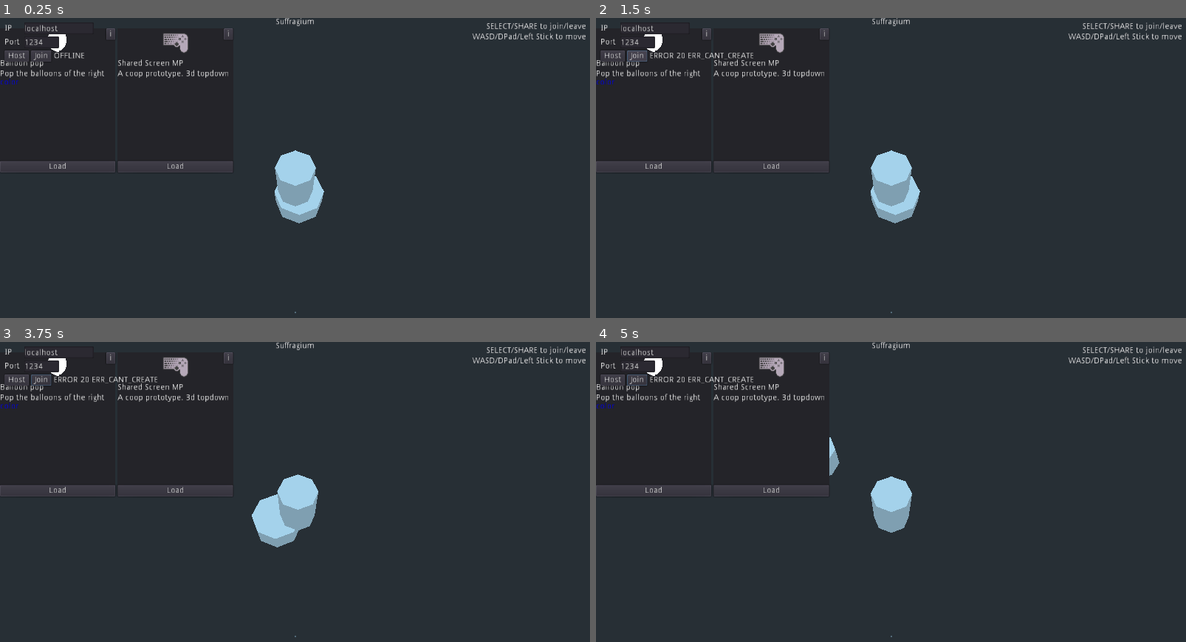
Above: before the commit, frames 1-4 (two rows, left to right).
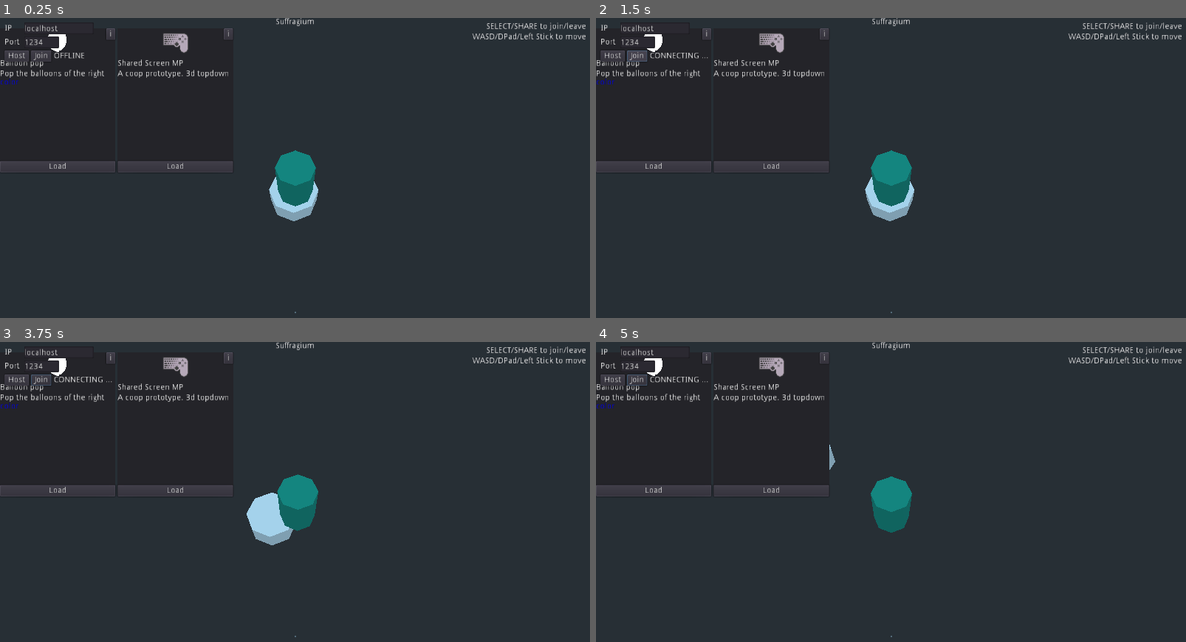
Above: after the commit, the same moments.

Repository: letsgamedev/Suffragium
Game: Godot game, scene res://games/shared_screen_mp/shared_screen_mp.tscn
The game is run twice, just before and just after one commit, with the same random seed, the same clock (stepped at 60 frames per second) and the same inputs. This scene is started directly instead of the project's main scene. The engine's default icon, where the game draws it, is replaced by a stand-in: a white triangle on a blue panel in a dark square.
Inputs (mouse positions are in pixels of both pictures, inside the frame that each line leads up to):
- Up to frame 1 (0.25 s): no input
- Up to frame 2 (1.5 s): click "Host" at 0.5 s; click "Join" at 1.25 s
- Up to frame 3 (3.75 s): click "i" at 2 s; click "Load" at 2.75 s; move the mouse to (424, 498) at 3.52 s; hold D from 3.53 s (still down)
- Up to frame 4 (5 s): move the mouse to (773, 531) at 4.27 s; release D at 4.28 s; hold S from 4.28 s (still down)

The runs differ from the first frame. In frame 1, 1.3% of the frame differs, in the area x 45-55%, y 44-69%; in frame 2, 1.5%, in the area x 9-55%, y 11-69%; in frame 3, 1.4%; in frame 4, 1.3%.

Commit message:
player_pawn add/remove and move synced

Diff:
--- a/game/games/shared_screen_mp/camera/top_down_camera.gd
+++ b/game/games/shared_screen_mp/camera/top_down_camera.gd
@@ -16,14 +16,14 @@
 
 func _find_players_center_translation() -> Vector3:
 	var center_translation: Vector3 = Vector3.ZERO
-	for player_pawn in main.player_pawns:
+	for player_pawn in main.player_manager.local_player_pawns:
 		center_translation += player_pawn.translation
-	return center_translation / main.player_pawns.size()
+	return center_translation / main.player_manager.local_player_pawns.size()
 
 
 func _find_lonagest_distance_to_center(center: Vector3) -> float:
 	var distance: float = 0
-	for player_pawn in main.player_pawns:
+	for player_pawn in main.player_manager.local_player_pawns:
 		if distance < player_pawn.translation.distance_to(center):
 			distance = player_pawn.translation.distance_to(center)
 	return distance
--- a/game/games/shared_screen_mp/input_manager/input_handler.gd
+++ b/game/games/shared_screen_mp/input_manager/input_handler.gd
@@ -61,7 +61,7 @@
 
 
 func _is_device_id_assigned(device_id: int) -> bool:
-	for player_pawn in main.player_pawns:
+	for player_pawn in main.player_manager.local_player_pawns:
 		if player_pawn.input_handler.assigned_device_id == device_id:
 			return true
 	return false
@@ -69,6 +69,6 @@
 
 func _join_leave(device_id: int):
 	if !_is_device_id_assigned(device_id):
-		main.add_player(device_id)
+		main.player_manager.add_player(device_id)
 	elif device_id == assigned_device_id:
-		main.remove_player(get_parent())
+		main.player_manager.remove_player(get_parent())
--- a/game/games/shared_screen_mp/input_manager/input_manager.gd
+++ b/game/games/shared_screen_mp/input_manager/input_manager.gd
@@ -6,13 +6,26 @@
 
 const ACTION_MAPPING_PATH: String = "res://games/shared_screen_mp/input_manager/action_mapping.gd"
 
+var disable_input: bool = false
+
 var joypad_deadzone: float = 0.2
 var joypad_stick_left_reseted: Array = [true, true, true, true]
 
 onready var action_mapping = preload(ACTION_MAPPING_PATH).new()
 
 
+# Disable input when window out of focus, for network debuging.
+func _notification(what):
+	match what:
+		NOTIFICATION_WM_FOCUS_OUT:
+			disable_input = true
+		NOTIFICATION_WM_FOCUS_IN:
+			disable_input = false
+
+
 func _input(event):
+	if disable_input:
+		return
 	if event is InputEventMouseMotion:
 		return
 
--- a/game/games/shared_screen_mp/network/network.gd
+++ b/game/games/shared_screen_mp/network/network.gd
@@ -1,69 +1,57 @@
-extends Node
-signal peer_connected(id)
-signal peer_disconnected(id)
-signal connection_succeeded
-signal connection_failed
-signal server_disconnected
-signal hosted
-signal disconnected
-signal error(err)
+extends "res://games/shared_screen_mp/network/network_basic.gd"
 
-var peer = NetworkedMultiplayerENet.new()
+onready var main = get_tree().current_scene
 
 
 func _ready():
-	peer.connect("peer_connected", self, "_on_peer_connected")
-	peer.connect("peer_disconnected", self, "_on_peer_disconnected")
-	peer.connect("connection_succeeded", self, "_on_connection_succeeded")
-	peer.connect("connection_failed", self, "_on_connection_failed")
-	peer.connect("server_disconnected", self, "_on_server_disconnected")
+	connect("disconnected", self, "_on_disconnected")
 
 
-func host(port: int, max_players: int):
-	var err = peer.create_server(port, max_players)
-	if err:
-		print("Error:network:host = ", err)
-		emit_signal("error", err)
-		return
-	get_tree().network_peer = peer
-	emit_signal("hosted")
+func make_peer_pawn_name(net_id: int, pawn_idx: int) -> String:
+	return str(net_id) + "_" + str(pawn_idx)
 
 
-func join(ip: String, port: int):
-	var err = peer.create_client(ip, port)
-	if err:
-		print("Error:network:join = ", err)
-		emit_signal("error", err)
-		return
-	get_tree().network_peer = peer
-
-
-func leave():
-	peer.close_connection()
-	get_tree().network_peer = null
-	emit_signal("disconnected")
+func is_own_pawn(pawn) -> bool:
+	if is_net_connected():
+		if get_unique_id() == int(pawn.name.split("_")[0]):
+			return true
+	return false
 
 
 func _on_peer_connected(id: int):
-	print("_on_peer_connected ", id)
+	for local_pawn in main.player_manager.local_player_pawns:
+		var net_id: int = get_unique_id()
+		var pawn_idx: int
+		if int(local_pawn.name.split("_")[0]) != get_unique_id():
+			pawn_idx = main.player_manager.local_unique_id_counter
+			local_pawn.name = make_peer_pawn_name(net_id, pawn_idx)
+		else:
+			pawn_idx = int(local_pawn.name.split("_")[1])
+		var pawn_info: Dictionary = {
+			"idx": pawn_idx,
+			"color": local_pawn.color,
+		}
+		main.player_manager.rpc_id(id, "add_remote_player", net_id, pawn_idx, pawn_info)
 	emit_signal("peer_connected", id)
 
 
 func _on_peer_disconnected(id: int):
-	print("_on_peer_disconnected ", id)
+	for remote_pawn in main.players.get_children():
+		if int(remote_pawn.name.split("_")[0]) == id:
+			main.player_manager.remove_remote_player(remote_pawn.name)
 	emit_signal("peer_disconnected", id)
 
 
-func _on_connection_succeeded():
-	print("_on_connection_succeeded")
-	emit_signal("connection_succeeded")
+func _on_server_disconnected():
+	_remove_all_peer_pawns()
+	emit_signal("server_disconnected")
 
 
-func _on_connection_failed():
-	print("_on_connection_failed")
-	emit_signal("connection_failed")
+func _on_disconnected():
+	_remove_all_peer_pawns()
 
 
-func _on_server_disconnected():
-	print("_on_server_disconnected")
-	emit_signal("server_disconnected")
+func _remove_all_peer_pawns():
+	for remote_pawn in main.players.get_children():
+		if remote_pawn.is_in_group("REMOTE"):
+			main.player_manager.remove_remote_player(remote_pawn.name)
--- /dev/null
+++ b/game/games/shared_screen_mp/network/network_basic.gd
@@ -0,0 +1,80 @@
+extends Node
+signal peer_connected(id)
+signal peer_disconnected(id)
+signal connection_succeeded
+signal connection_failed
+signal server_disconnected
+signal hosted
+signal disconnected
+signal error(err)
+
+var peer = NetworkedMultiplayerENet.new()
+
+
+func _ready():
+	peer.connect("peer_connected", self, "_on_peer_connected")
+	peer.connect("peer_disconnected", self, "_on_peer_disconnected")
+	peer.connect("connection_succeeded", self, "_on_connection_succeeded")
+	peer.connect("connection_failed", self, "_on_connection_failed")
+	peer.connect("server_disconnected", self, "_on_server_disconnected")
+
+
+func host(port: int, max_players: int):
+	var err = peer.create_server(port, max_players)
+	if err:
+		print("Error:network:host = ", err)
+		emit_signal("error", err)
+		return
+	get_tree().network_peer = peer
+	emit_signal("hosted")
+
+
+func join(ip: String, port: int):
+	var err = peer.create_client(ip, port)
+	if err:
+		print("Error:network:join = ", err)
+		emit_signal("error", err)
+		return
+	get_tree().network_peer = peer
+
+
+func leave():
+	peer.close_connection()
+	get_tree().network_peer = null
+	emit_signal("disconnected")
+
+
+func get_unique_id() -> int:
+	return get_tree().get_network_unique_id()
+
+
+func is_net_connected() -> bool:
+	if (
+		get_tree().network_peer != null
+		and (
+			get_tree().network_peer.get_connection_status()
+			== NetworkedMultiplayerPeer.CONNECTION_CONNECTED
+		)
+	):
+		return true
+	return false
+
+
+func _on_peer_connected(id: int):
+	emit_signal("peer_connected", id)
+
+
+func _on_peer_disconnected(id: int):
+	emit_signal("peer_disconnected", id)
+
+
+func _on_connection_succeeded():
+	emit_signal("connection_succeeded")
+
+
+func _on_connection_failed():
+	emit_signal("connection_failed")
+
+
+func _on_server_disconnected():
+	emit_signal("server_disconnected")
--- a/game/games/shared_screen_mp/network/network_ui.gd
+++ b/game/games/shared_screen_mp/network/network_ui.gd
@@ -21,6 +21,7 @@
 
 func _on_Join_pressed():
 	_connect_net_signals()
+	status.text = "connecting ..."
 	main.network.join(ip_node.text, int(port_node.text))
 
 
--- a/game/games/shared_screen_mp/pawn/pawn.gd
+++ b/game/games/shared_screen_mp/pawn/pawn.gd
@@ -1,7 +1,18 @@
 extends KinematicBody
 
+var color: Color = Color(0, 0, 0, 1) setget set_color, get_color
 var speed: float = 5.0
+onready var main = get_tree().current_scene
 onready var input_handler = $InputHandler
+
+
+func get_color():
+	return $CSGCylinder.material.albedo_color
+
+
+func set_color(new_color: Color):
+	$CSGCylinder.material = $CSGCylinder.material.duplicate()
+	$CSGCylinder.material.albedo_color = new_color
 
 
 func _process(_delta):
@@ -13,3 +24,13 @@
 	var move_velocity: Vector3 = move_direction * speed
 # warning-ignore:return_value_discarded
 	move_and_slide(move_velocity, Vector3(0, 1, 0))
+
+	if main.network.is_own_pawn(self):
+		rpc_unreliable("update_translation", translation)
+
+
+#		rset_unreliable("translation", translation)
+
+
+puppet func update_translation(_translation: Vector3):
+	translation = _translation
--- a/game/games/shared_screen_mp/pawn/pawn.tscn
+++ b/game/games/shared_screen_mp/pawn/pawn.tscn
@@ -6,6 +6,8 @@
 [sub_resource type="CapsuleShape" id=1]
 radius = 0.7
 height = 0.502836
+
+[sub_resource type="SpatialMaterial" id=2]
 
 [node name="Pawn" type="KinematicBody"]
 script = ExtResource( 2 )
@@ -21,3 +23,4 @@
 transform = Transform( 1, 0, 0, 0, 1, 0, 0, 0, 1, 0, 0.9, 0 )
 radius = 0.7
 height = 1.8
+material = SubResource( 2 )
--- /dev/null
+++ b/game/games/shared_screen_mp/player_manager/player_manager.gd
@@ -0,0 +1,75 @@
+extends Node
+
+var local_player_pawns: Array = []
+var local_unique_id_counter: int = -1 setget , get_local_unique_id_counter
+
+onready var main = get_tree().current_scene
+
+
+func get_local_unique_id_counter():
+	local_unique_id_counter += 1
+	return local_unique_id_counter
+
+
+func add_player(device_id: int, spawn_translation: Vector3 = Vector3(0, 0, 0)):
+	var pawn = spawn_pawn(spawn_translation)
+	pawn.input_handler.assigned_device_id = device_id
+	randomize()
+	pawn.color = Color(randf(), randf(), randf())
+	pawn.add_to_group("LOCAL")
+	local_player_pawns.append(pawn)
+	if main.network.is_net_connected():
+		var local_unique_id: int = get_local_unique_id_counter()
+		pawn.name = main.network.make_peer_pawn_name(main.network.get_unique_id(), local_unique_id)
+		pawn.set_network_master(main.network.get_unique_id())
+
+		var net_id: int = main.network.get_unique_id()
+		var pawn_idx: int = local_unique_id
+		var pawn_info: Dictionary = {
+			"idx": pawn_idx,
+			"color": pawn.color,
+		}
+		rpc("add_remote_player", net_id, pawn_idx, pawn_info)
+
+
+func remove_player(pawn):
+	var pawn_idx: int = local_player_pawns.find(pawn)
+	if pawn_idx == -1:
+		print("ERROR:main:remove_player():pawn not found = ", pawn)
+		return
+	var pawn_name = pawn.name
+	local_player_pawns.remove(pawn_idx)
+	pawn.queue_free()
+	if main.network.is_net_connected():
+		rpc("remove_remote_player", pawn_name)
+
+
+remote func add_remote_player(
+	net_id: int, pawn_idx: int, pawn_data: Dictionary, spawn_translation: Vector3 = Vector3(0, 0, 0)
+):
+	if main.network.get_unique_id() == net_id:
+		return
+	var pawn = spawn_pawn(spawn_translation)
+	pawn.input_handler.assigned_device_id = -2
+	pawn.name = main.network.make_peer_pawn_name(net_id, pawn_idx)
+	pawn.set_network_master(net_id)
+	pawn.color = pawn_data.color
+	pawn.add_to_group("REMOTE")
+
+
+remote func remove_remote_player(pawn_name: String):
+	if main.network.is_net_connected():
+		if main.network.get_unique_id() == int(pawn_name.split("_")[0]):
+			return
+	main.players.get_node(pawn_name).queue_free()
+
+
+func spawn_pawn(spawn_translation: Vector3):
+	var pawn = load("res://games/shared_screen_mp/pawn/pawn.tscn").instance()
+	var offset_range: float = 0.2
+	var offset: Vector3 = Vector3(
+		rand_range(-offset_range, offset_range), 0, rand_range(-offset_range, offset_range)
+	)
+	pawn.translation = spawn_translation + offset
+	main.players.add_child(pawn)
+	return pawn
--- a/game/games/shared_screen_mp/shared_screen_mp.gd
+++ b/game/games/shared_screen_mp/shared_screen_mp.gd
@@ -1,35 +1,18 @@
 extends Spatial
 
-var player_pawns: Array = []
 onready var input_manager = $InputManager
+onready var player_manager = $PlayerManager
 onready var network = $Network
+onready var players = $Players
 
 
 func _ready():
-	add_player(-1)  # spawn player one
+	load_map("test_map")
+	player_manager.add_player(-1)  # spawn player one
 
 
-func add_player(device_id: int, spawn_translation: Vector3 = Vector3(0, 0, 0)):
-	var pawn = spawn_pawn(spawn_translation)
-	pawn.input_handler.assigned_device_id = device_id
-	player_pawns.append(pawn)
-
-
-func remove_player(pawn):
-	var pawn_idx: int = player_pawns.find(pawn)
-	if pawn_idx == -1:
-		print("ERROR:main:remove_player():pawn not found = ", pawn)
-		return
-	player_pawns.remove(pawn_idx)
-	pawn.queue_free()
-
-
-func spawn_pawn(spawn_translation: Vector3):
-	var pawn = load("res://games/shared_screen_mp/pawn/pawn.tscn").instance()
-	var offset_range: float = 0.2
-	var offset: Vector3 = Vector3(
-		rand_range(-offset_range, offset_range), 0, rand_range(-offset_range, offset_range)
-	)
-	pawn.translation = spawn_translation + offset
-	$Map.add_child(pawn)
-	return pawn
+func load_map(map_name: String):
+	assert(map_name != "")
+	var map = load("res://games/shared_screen_mp/maps/" + map_name + ".tscn").instance()
+	map.name = "Map"
+	add_child(map)
--- a/game/games/shared_screen_mp/shared_screen_mp.tscn
+++ b/game/games/shared_screen_mp/shared_screen_mp.tscn
@@ -1,7 +1,7 @@
 [gd_scene load_steps=7 format=2]
 
 [ext_resource path="res://games/shared_screen_mp/shared_screen_mp.gd" type="Script" id=1]
-[ext_resource path="res://games/shared_screen_mp/maps/test_map.tscn" type="PackedScene" id=2]
+[ext_resource path="res://games/shared_screen_mp/player_manager/player_manager.gd" type="Script" id=2]
 [ext_resource path="res://games/shared_screen_mp/input_manager/input_manager.gd" type="Script" id=3]
 [ext_resource path="res://games/shared_screen_mp/camera/top_down_camera.tscn" type="PackedScene" id=4]
 [ext_resource path="res://games/shared_screen_mp/network/network.gd" type="Script" id=5]
@@ -13,13 +13,16 @@
 [node name="InputManager" type="Node" parent="."]
 script = ExtResource( 3 )
 
+[node name="PlayerManager" type="Node" parent="."]
+script = ExtResource( 2 )
+
 [node name="Network" type="Node" parent="."]
 script = ExtResource( 5 )
 
 [node name="Camera" parent="." instance=ExtResource( 4 )]
 transform = Transform( 1, 0, 0, 0, 1, 0, 0, 0, 1, 2.11094, 0, 3.31958 )
 
-[node name="Map" parent="." instance=ExtResource( 2 )]
+[node name="Players" type="Node" parent="."]
 
 [node name="Ui" type="Control" parent="."]
 anchor_right = 1.0
Not shown: 1 places in game/games/shared_screen_mp/pawn/pawn.tscn that only renumber resources
